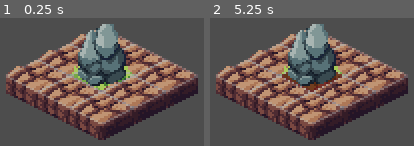
Above: before the commit, frames 1-2 (left to right).
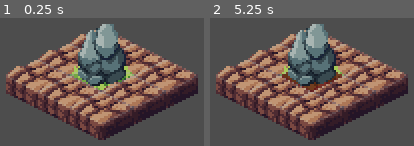
Above: after the commit, the same moments.

Repository: Petiazediter/TurnBasedGame
Game: Godot game, scene res://playground.tscn
Two runs of this game, one before a commit and one after it. Both use one fixed random seed, a clock stepped at 60 frames per second and the inputs below.
Inputs (mouse positions are in pixels of both pictures, inside the frame that each line leads up to):
- Up to frame 1 (0.25 s): no input
- Up to frame 2 (5.25 s): tap Enter at 0.5, 2, 3.5 s; move the mouse to (outside the picture) at 0.52 s; tap Space at 1.25, 2.75, 4.25 s; move the mouse to (outside the picture) at 1.27 s; move the mouse to (outside the picture) at 2.02 s; move the mouse to (outside the picture) at 2.77 s; move the mouse to (outside the picture) at 3.52 s; move the mouse to (outside the picture) at 4.27 s; move the mouse to (312, 79) at 5.02 s

The runs differ from the first frame. In frame 1, 1.9% of the frame differs, in the area x 5-98%, y 14-80%; in frame 2, 1.7%.

Commit message:
refactor (grid-controller): rename visual controller

Diff:
--- a/grid-controller/debug_node.gd
+++ b/grid-controller/gird_highlighter.gd
@@ -1,9 +1,14 @@
 extends Control
+class_name GridHighligher;
 
 @onready var grid_map: GridWorldMap = get_parent() as GridWorldMap;
 
 var hovered_cell: MapCell = null;
+
 signal update_cell_drawing;
+
+var SELECTION_COLOR: Color = Color(0.345, 0.196, 0.659, .3);
+var ERROR_COLOR: Color = Color(0.369, 0.035, 0.035, .73);
 
 func _ready() -> void:
 	update_cell_drawing.connect(_on_update_cell_drawing);
@@ -32,9 +37,9 @@
 	draw_grid();
 	if hovered_cell != null:
 		if hovered_cell.is_walkable:
-			highlight_cell(hovered_cell, Color(0.345, 0.196, 0.659, .3), true);
+			highlight_cell(hovered_cell, SELECTION_COLOR, true);
 		else:
-			highlight_cell(hovered_cell, Color(0.369, 0.035, 0.035, .73), true);
+			highlight_cell(hovered_cell, ERROR_COLOR, true);
 
 func get_isometric_cell_points(cell: MapCell, should_connect: bool) -> Array[Vector2]:
 	var tilemap = grid_map.base_map;
@@ -62,11 +67,11 @@
 	var cells = grid_map.map;
 	for cell in cells:
 		var points = get_isometric_cell_points(cell, true);
-		draw_polyline(points, Color(.7, .7, .7, .42), 0.4, true);
+		draw_polyline(points, Color(.7, .7, .7, .42), 0.2, true);
 
 func highlight_cell(cell: MapCell, color: Color, filled: bool) -> void:
 	var points = get_isometric_cell_points(cell, !filled);
 	if filled:
 		draw_colored_polygon(points, color);
 	else:
-		draw_polyline(points, color, 0.4, true);
+		draw_polyline(points, color, 0.2, true);
--- a/grid-controller/map.tscn
+++ b/grid-controller/map.tscn
@@ -2,7 +2,7 @@
 
 [ext_resource type="Script" uid="uid://dlmqpmlvy72a8" path="res://grid-controller/map_logic.gd" id="1_ehdvd"]
 [ext_resource type="TileSet" uid="uid://cnpxaq0481ky8" path="res://playground_tileset.tres" id="1_gglxv"]
-[ext_resource type="Script" uid="uid://bmdfphnouq1ot" path="res://grid-controller/debug_node.gd" id="3_5sflb"]
+[ext_resource type="Script" uid="uid://bmdfphnouq1ot" path="res://grid-controller/gird_highlighter.gd" id="3_5sflb"]
 
 [node name="Map" type="Node2D"]
 script = ExtResource("1_ehdvd")
@@ -19,7 +19,7 @@
 tile_set = ExtResource("1_gglxv")
 y_sort_origin = 1
 
-[node name="DebugNode" type="Control" parent="."]
+[node name="GridHighlighter" type="Control" parent="."]
 z_index = 2
 layout_mode = 3
 anchors_preset = 0
Renamed: grid-controller/debug_node.gd.uid -> grid-controller/gird_highlighter.gd.uid
